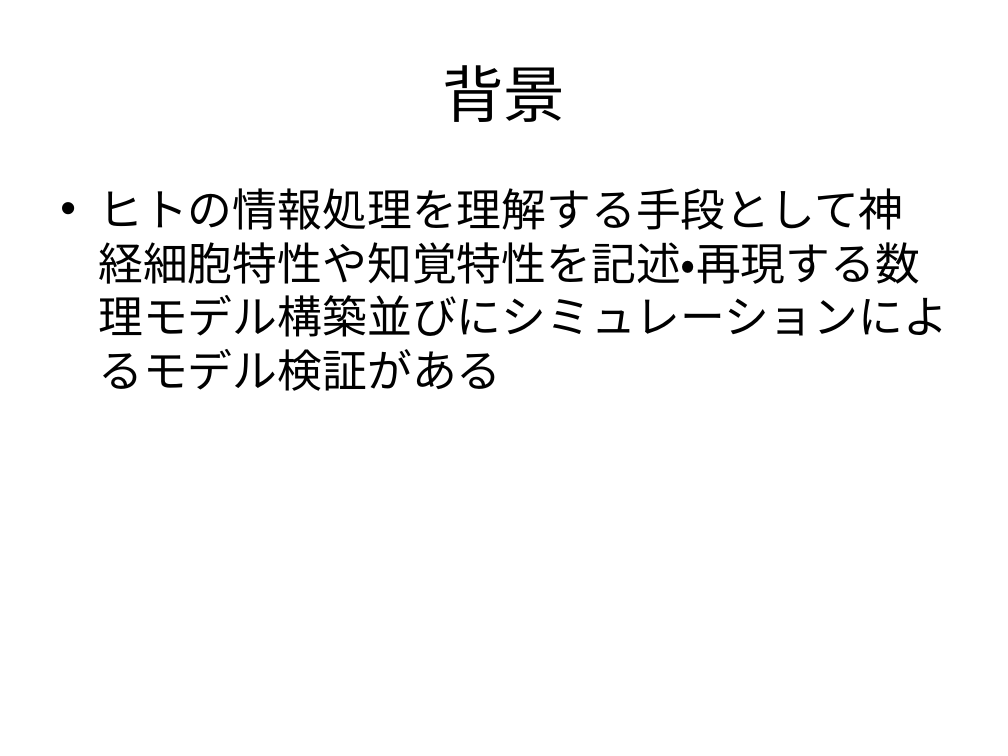
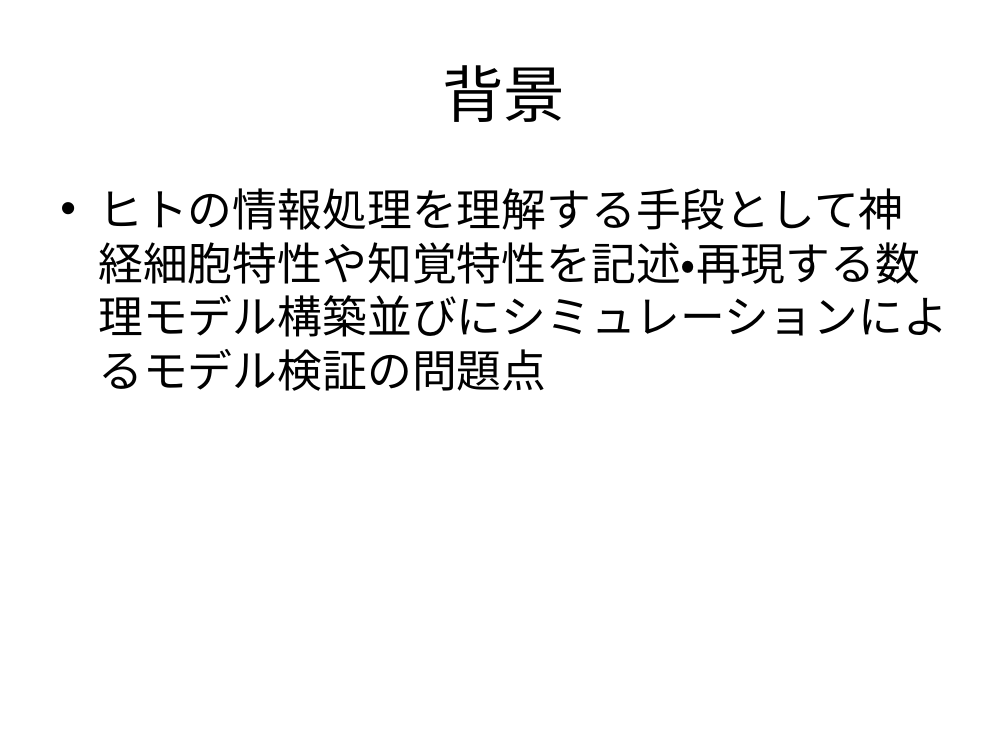
Before and after one commit to f-akazawa/akaz_uecdevelop, a slide deck: slide 2 of doc/中間発表資料.pptx. Drawn at 1008x756 pixels with LibreOffice and Linux fonts; fonts in the diff are those of the drawing. Boxes give left, top, right and bottom in pixels: in the first picture for what was removed or moved away, otherwise in the second. Text is boxed around its words. In the diff, an @@ line names an element or a change of style, - is before the commit and + after.

Commit message:
スライドも新機能追加分を追加して修正
アプリのポンチ絵を追加してみた

```diff
--- a/doc/中間発表資料.pptx
+++ b/doc/中間発表資料.pptx
@@ text at <box>98,188,948,391</box>: text changed @@
-• ヒトの情報処理を理解する手段として神経細胞特性や知覚特性を記述・再現する数理モデル構築並びにシミュレーションによるモデル検証がある
+• ヒトの情報処理を理解する手段として神経細胞特性や知覚特性を記述・再現する数理モデル構築並びにシミュレーションによるモデル検証の問題点
```
Also in this commit, not shown: 5 other slides changed, 2 slides added.
